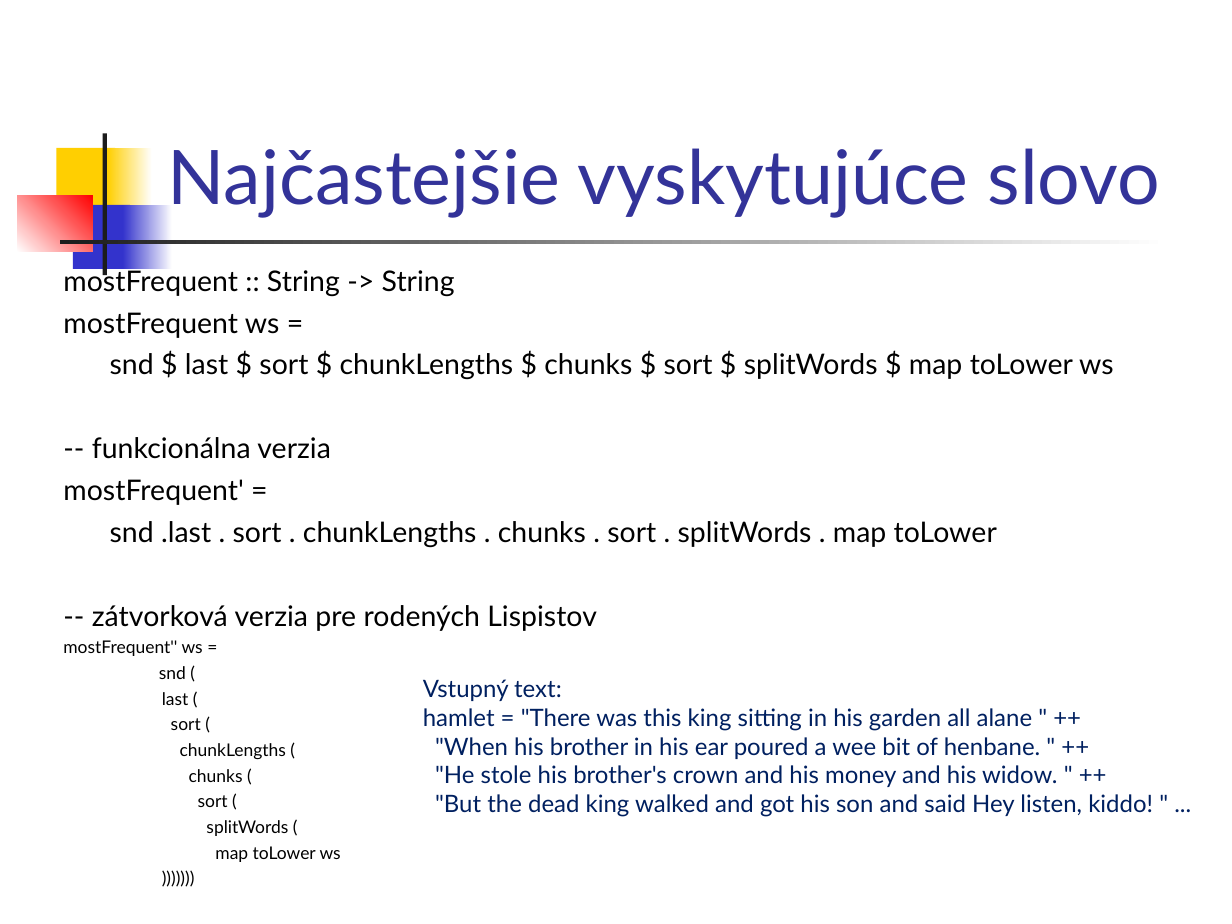
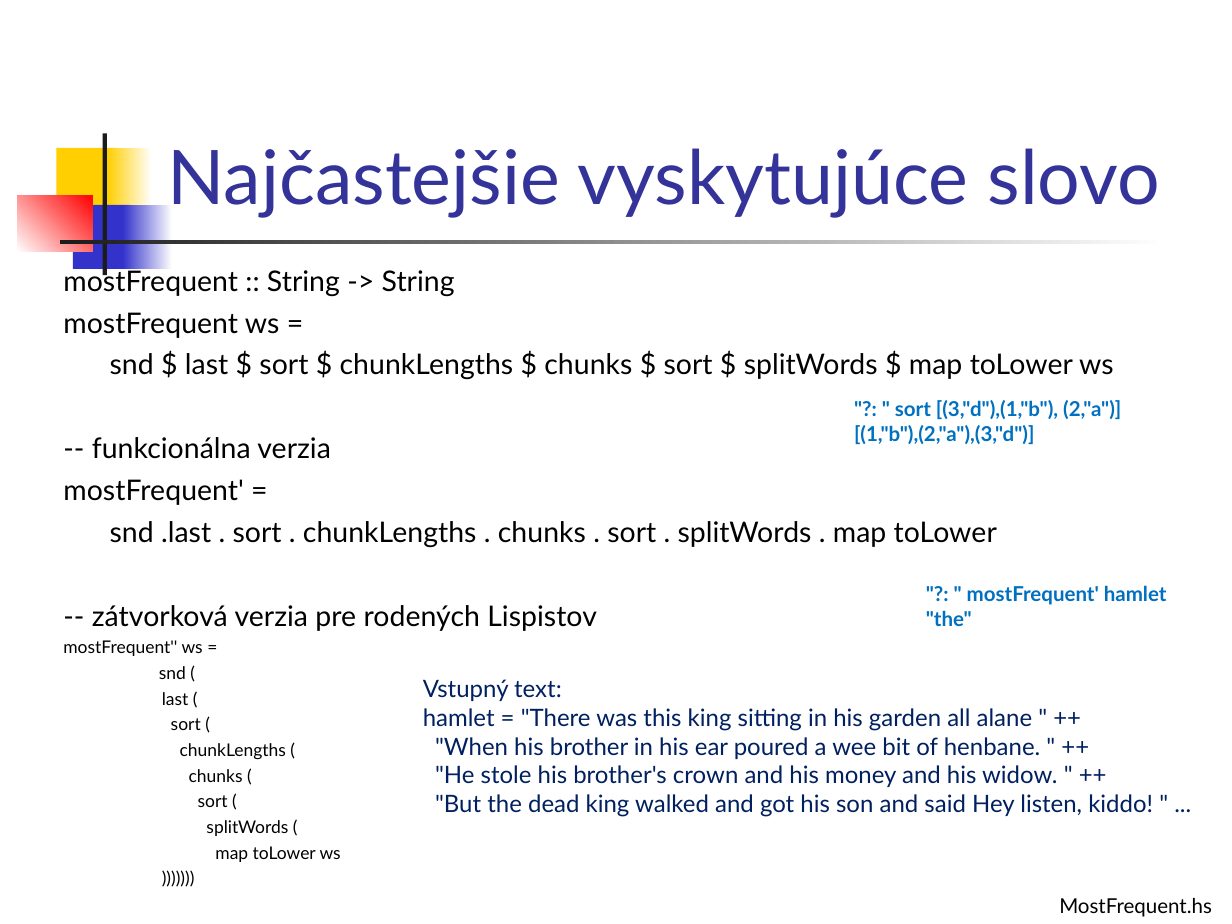
Before and after one commit to Funkcionalne/Prednasky, a slide deck: slide 15 of 03/03_fpro.ppt. Drawn at 1232x924 pixels with LibreOffice and Linux fonts; fonts in the diff are those of the drawing. Boxes give left, top, right and bottom in pixels: in the first picture for what was removed or moved away, otherwise in the second. Text is boxed around its words. In the diff, an @@ line names an element or a change of style, - is before the commit and + after.

```diff
--- a/03/03_fpro.ppt
+++ b/03/03_fpro.ppt
@@ text added at [854, 400, 1121, 444], 12 pt, text #0070C0, bold @@
+"?: " sort [(3,"d"),(1,"b"), (2,"a")]
+[(1,"b"),(2,"a"),(3,"d")]
@@ text added at [926, 585, 1167, 626], 12 pt, text #0070C0, bold @@
+"?: " mostFrequent' hamlet
+"the"
@@ text added at [1059, 898, 1212, 917], 12 pt, text #000000 @@
+MostFrequent.hs
```
Also in this commit, not shown: 1 other slide changed, 2 slides added, 1 slide removed, 1 other file.
